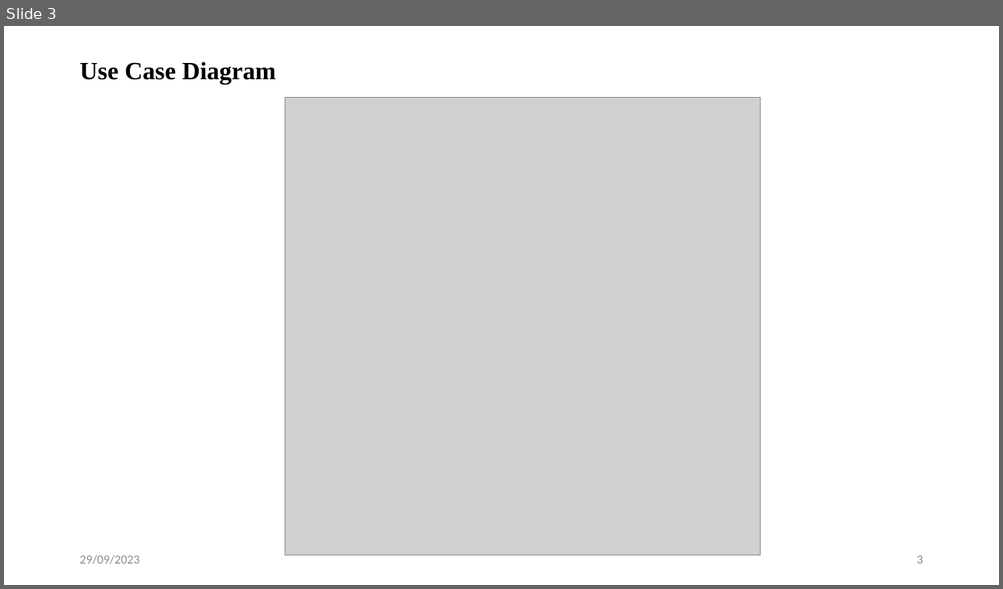
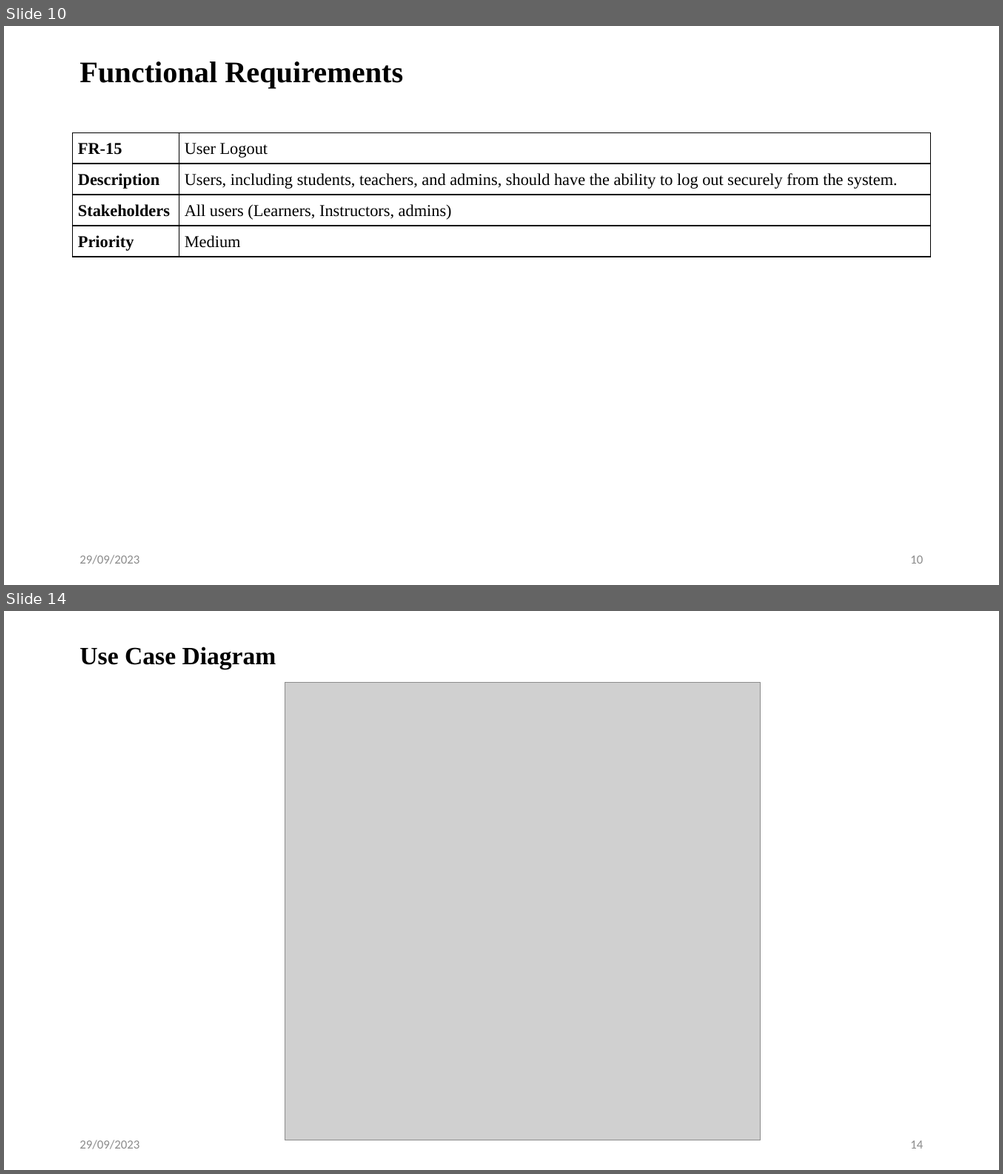
Before and after one commit to iprosenjitp/Tech-School, a slide deck: Materials/Mid Defense.pptx. Shown one above the other, each under a label of ours: slide 3 before the commit, slides 10 and 14 after it; the slides between them are not shown. The pictures are 1003x589 and 1003x1174 pixels, drawn with LibreOffice and Linux fonts; fonts in the diff are those of the drawing; grey boxes stand for pictures. Boxes give left, top, right and bottom in pixels: in the first picture for what was removed or moved away, otherwise in the second. Text is boxed around its words. In the diff, an @@ line names an element or a change of style, - is before the commit and + after.

```diff
--- a/Materials/Mid Defense.pptx
+++ b/Materials/Mid Defense.pptx
@@ slide 10 added at (4, 26, 999, 585), background #FFFFFF @@
@@ title added at (79, 62, 403, 89), 28.8 pt, text #000000, bold @@
+Functional Requirements
@@ table added at (73, 133, 930, 258), 4 rows, 2 columns @@
+FR-15 | User Logout
+Description | Users, including students, teachers, and admins, should have the ability to log out securely from the system.
+Stakeholders | All users (Learners, Instructors, admins)
+Priority | Medium
@@ text added at (79, 555, 139, 565), 12 pt, text #8C8C8C @@
+29/09/2023
@@ page number added at (910, 556, 922, 564), 12 pt, text #8C8C8C @@
+10
@@ what was slide 3 is now slide 14 @@
@@ page number at (910, 1141, 922, 1149): text changed @@
-3
+14
```
Also in this commit, not shown: 1 slide changed, 10 other slides added, 1 other file.
